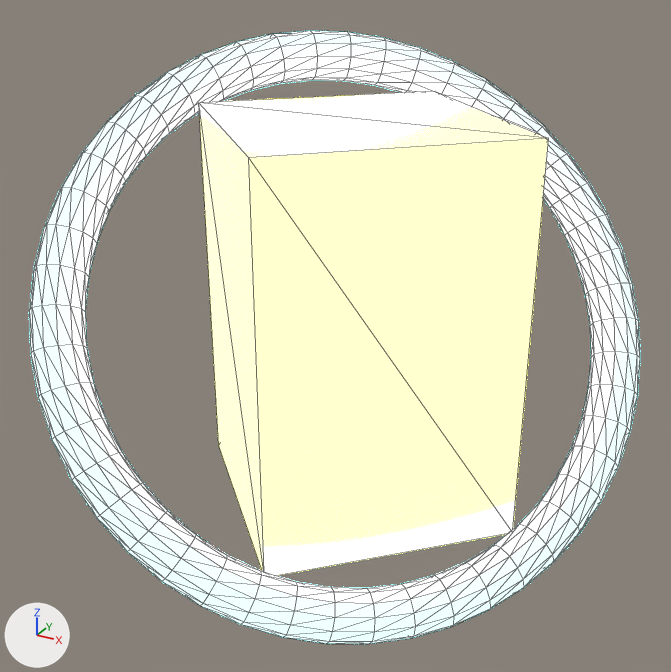
A saved change to the glTF model assets/models/pickup_energy.glb.
The view is the same before and after, from a 50 mm camera at (0.555, -1.067, 0.499) aimed at (-0.02, -0.023, -0.023). Every picture has the same lights, and +X, +Y and +Z are marked at lower left. The older version comes first. Mesh edges are drawn as thin lines. Where no turn or scale is listed for an object, it has been applied to the vertices. Vertices at exactly the same position are counted once.

The older version as bpy lines, for what is in view:
```python
me_cylinder = bpy.data.meshes.new('Cylinder')
me_cylinder.from_pydata(...)  # 8 vertices, 12 faces; spans x -0.25..0.25, y -0.25..0.25, z -0.275..0.275
me_cylinder.materials.append(mat_energygold)  # yellow #ffe759, glowing yellow #ffe759
me_torus = bpy.data.meshes.new('Torus')
me_torus.from_pydata(...)  # 576 vertices, 1152 faces; spans x -0.361..0.361, y -0.363..0.363, z -0.361..0.361
me_torus.materials.append(mat_energyring)  # cyan #59f3ff, glowing cyan #59f3ff
ob_crystal = bpy.data.objects.new('Crystal', me_cylinder)
ob_crystal.location = (0.0, 0.0, 0.0)
ob_orbitring = bpy.data.objects.new('OrbitRing', me_torus)
ob_orbitring.location = (0.0, 0.0, 0.0)
```
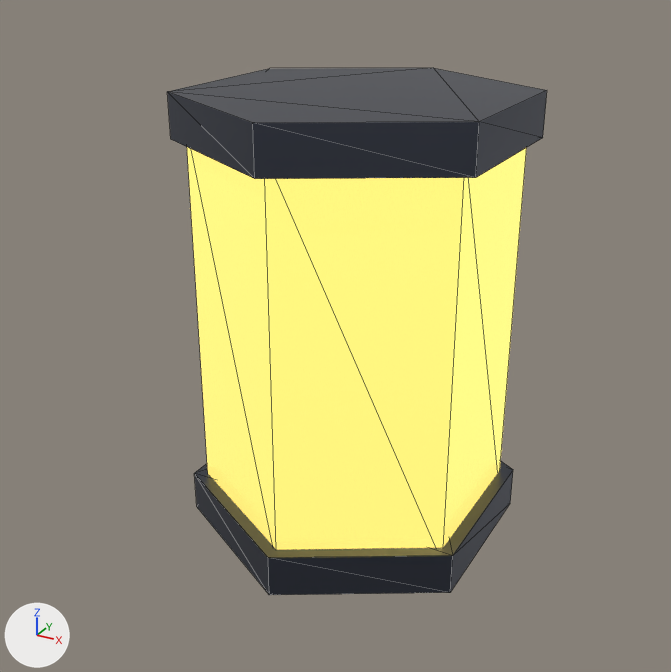
Diff of the bpy script that builds the scene:
```diff
--- a/assets/models/pickup_energy.glb.py
+++ b/assets/models/pickup_energy.glb.py
@@ mat_mat_goldcell @@
+mat_mat_goldcell = principled_material('Mat_GoldCell')
+mat_mat_goldcell.base_color = (0.85, 0.65, 0.15)  # yellow #edd36c
+mat_mat_goldcell.metallic = 0.9
+mat_mat_goldcell.roughness = 0.25
+mat_mat_goldcell.emission_color = (1.0, 0.765, 0.176)  # yellow #ffe374
+mat_mat_goldcell.emission_strength = 1.02
@@ mat_mat_darkmetal @@
+mat_mat_darkmetal = principled_material('Mat_DarkMetal')
+mat_mat_darkmetal.base_color = (0.08, 0.09, 0.12)  # greyish blue #505561
+mat_mat_darkmetal.metallic = 0.9
+mat_mat_darkmetal.roughness = 0.35
@@ me_cylinder @@
 # used by ob_crystal; location = (0.0, 0.0, 0.0)
-me_cylinder.from_pydata(...)  # 8 vertices, 12 faces; spans x -0.25..0.25, y -0.25..0.25, z -0.275..0.275
-me_cylinder.materials.append(mat_energygold)  # yellow #ffe759, glowing yellow #ffe759
+me_cylinder.from_pydata(...)  # 12 vertices, 20 faces; spans x -0.191..0.191, y -0.22..0.22, z -0.275..0.275
+# me_cylinder part 1: the whole mesh is rebuilt
+me_cylinder.materials.append(mat_mat_goldcell)  # yellow #edd36c, glowing yellow #ffe374
@@ me_cylinder_001 @@
+me_cylinder_001.from_pydata(...)  # a 6-sided cylinder along z spanning x -0.208..0.208, y -0.24..0.24, z -0.03..0.03
+me_cylinder_001.materials.append(mat_mat_darkmetal)  # greyish blue #505561
@@ ob_orbitring @@
-ob_orbitring = bpy.data.objects.new('OrbitRing', me_torus)
-ob_orbitring.location = (0.0, 0.0, 0.0)
@@ ob_cap__0_28 @@
+ob_cap__0_28 = bpy.data.objects.new('Cap_-0.28', me_cylinder_001)
+ob_cap__0_28.location = (0.0, 0.0, -0.28)
@@ ob_cap_0_28 @@
+ob_cap_0_28 = bpy.data.objects.new('Cap_0.28', me_cylinder_001.copy())
+ob_cap_0_28.location = (0.0, 0.0, 0.28)
```

Where the change shows, as pixel boxes (x1, y1, x2, y2) in the pictures (671 x 672 px):
'Crystal', reshaped, recoloured: before (199, 92, 549, 575); after (187, 147, 527, 550)
'OrbitRing', deleted: before (29, 31, 640, 644)
'Cap_0.28', added: after (167, 68, 547, 179)
'Cap_-0.28', added: after (194, 461, 513, 595)
